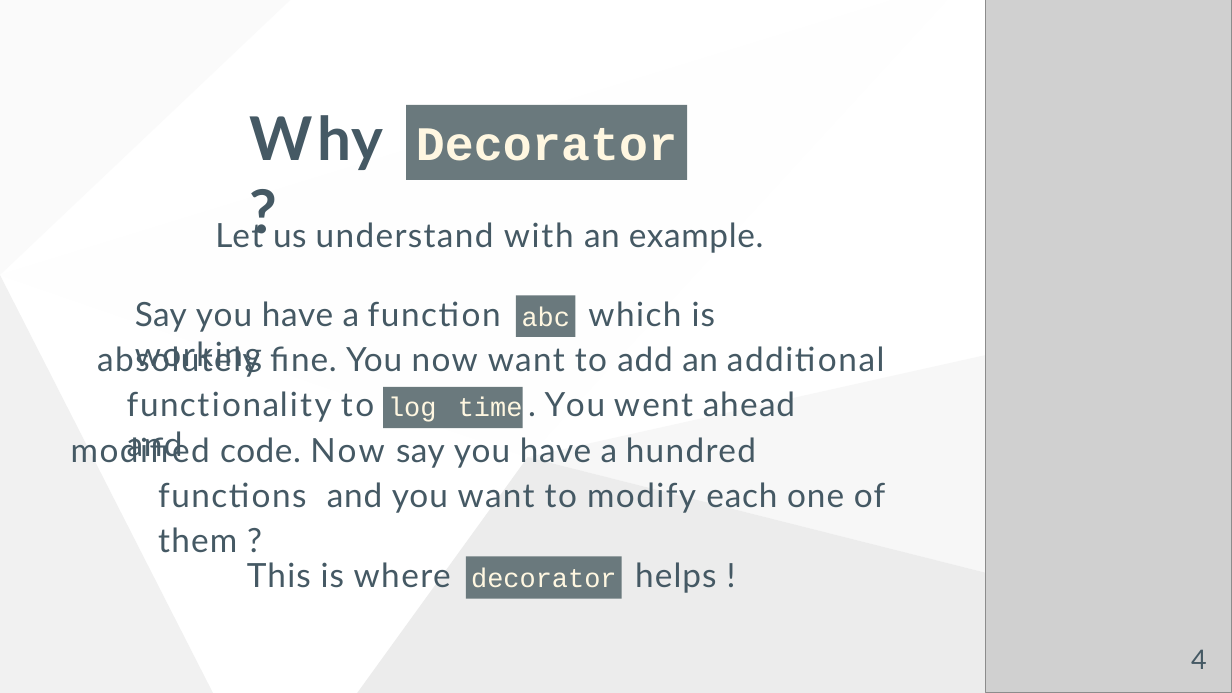
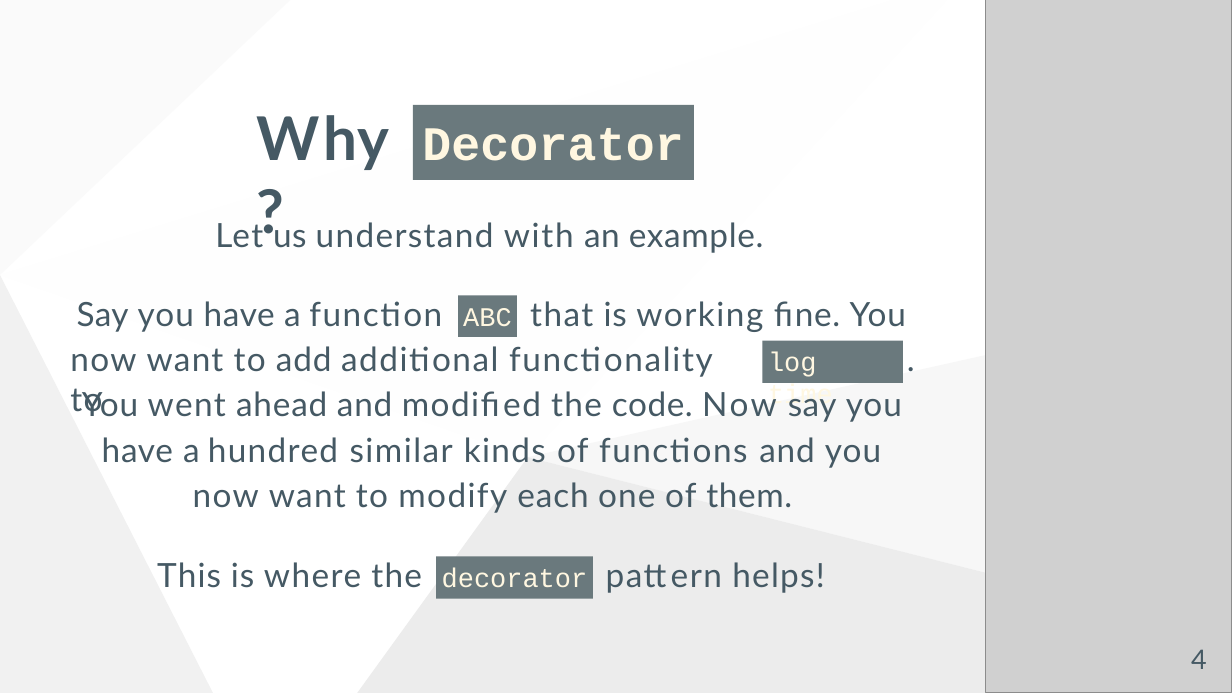
Before and after one commit to mwhorse46/pyconf_2022_decorators_generators_workshop, a slide deck: slide 4 of slideshow.pptx. Drawn at 1232x693 pixels with LibreOffice and Linux fonts; fonts in the diff are those of the drawing; grey boxes stand for pictures; background and template pictures are left out. Boxes give left, top, right and bottom in pixels: in the first picture for what was removed or moved away, otherwise in the second. Text is boxed around its words. In the diff, an @@ line names an element or a change of style, - is before the commit and + after.

```diff
--- a/slideshow.pptx
+++ b/slideshow.pptx
@@ title "Why ?": place and size @@
-title "Why ?" at box(250, 115, 383, 170)
+title "Why ?" at box(256, 115, 389, 170)
@@ rectangle "Decorator": place and size @@
-rectangle "Decorator" at box(407, 105, 688, 180)
+rectangle "Decorator" at box(413, 105, 694, 180)
@@ rectangle "ABC": place and size @@
-rectangle "ABC" at box(516, 296, 576, 337)
+rectangle "ABC" at box(458, 296, 518, 337)
@@ text at box(77, 301, 906, 332): text changed @@
-Say you have a function which is working
+Say you have a function that is working fine. You
@@ text in rectangle at box(463, 308, 511, 326): text changed @@
-abc
+ABC
@@ text at box(70, 346, 713, 416): text changed @@
-absolutely fine. You now want to add an additional
+now want to add additional functionality to
@@ rectangle "log time": place and size @@
-rectangle "log time" at box(384, 387, 523, 429)
+rectangle "log time" at box(762, 341, 903, 384)
@@ rectangle "log time" at box(762, 341, 903, 384): indent changed @@
@@ text added at box(906, 336, 916, 380), 26 pt, text #455964 @@
+.
@@ text at box(82, 391, 902, 513): text changed @@
-modified code. Now say you have a hundred functions and you want to modify each one of them ?
+You went ahead and modified the code. Now say you have a hundred similar kinds of functions and you now want to modify each one of them.
@@ text removed at box(127, 391, 795, 462) @@
-functionality to . You went ahead and
@@ text at box(157, 562, 824, 593): text changed @@
-This is where helps !
+This is where the pattern helps!
@@ rectangle "decorator": place and size @@
-rectangle "decorator" at box(466, 556, 622, 599)
+rectangle "decorator" at box(436, 556, 593, 599)
```
Also in this commit, not shown: 12 other slides changed, 2 other files.
